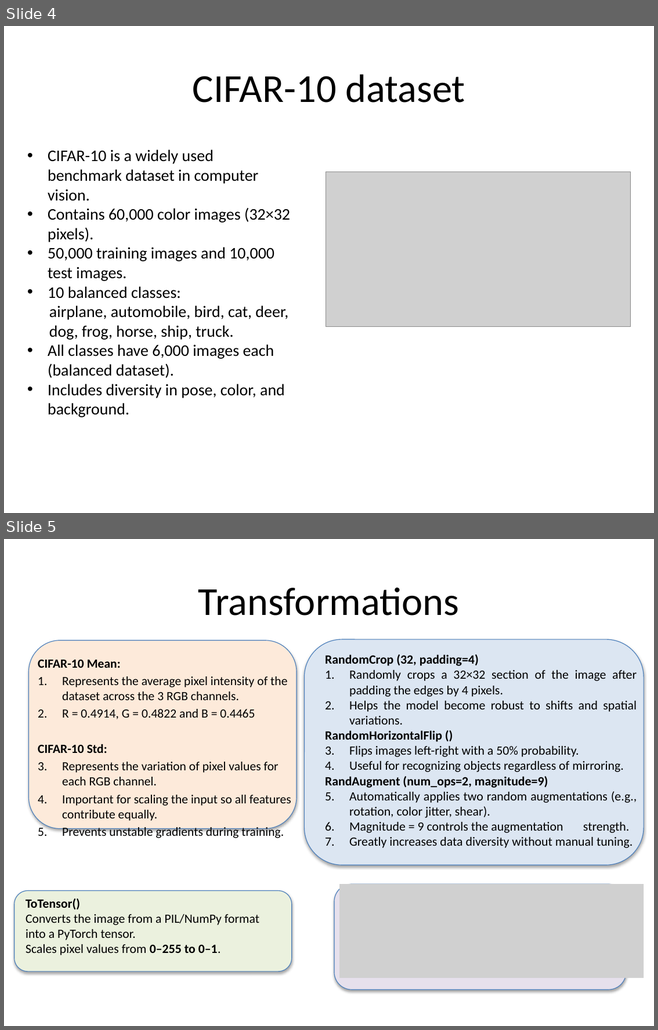
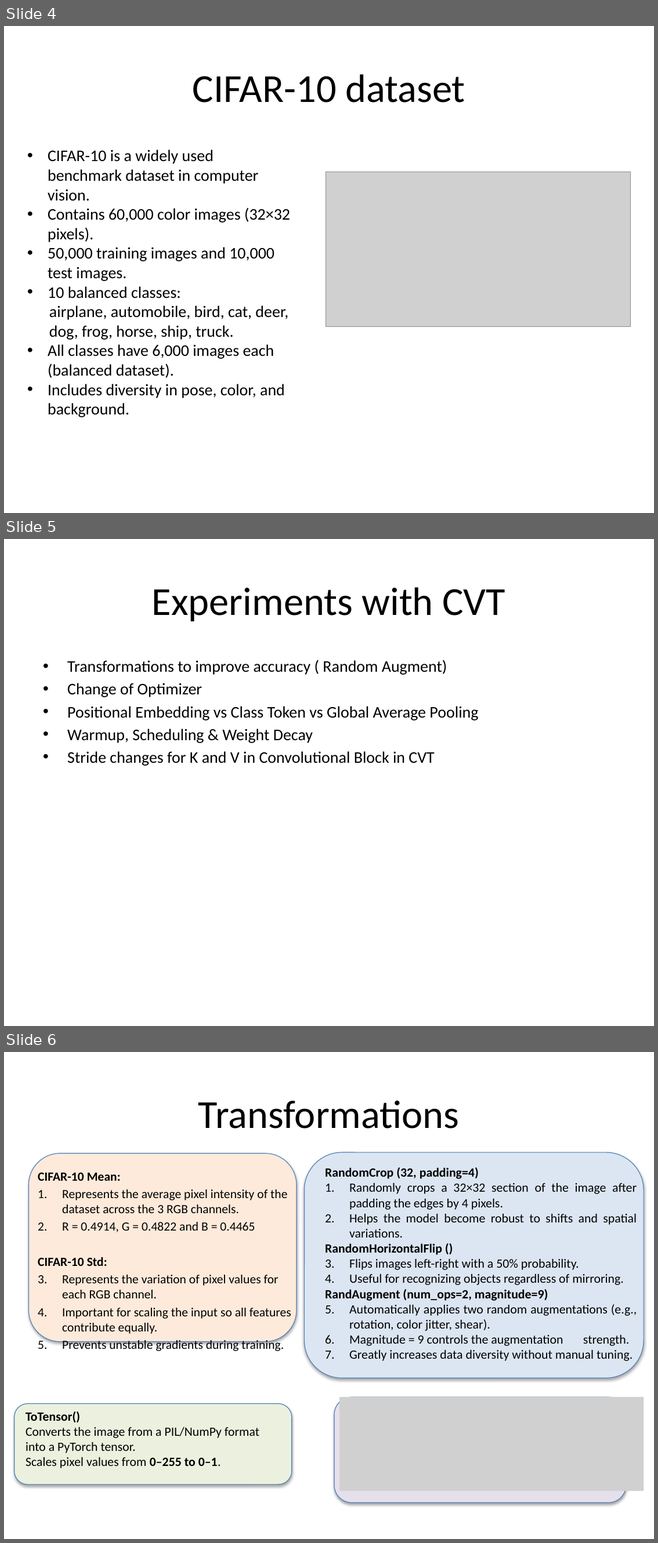
Before and after one commit to nishitmv/ML, a slide deck: CNN_ViT_CvT_Differences.pptx. Shown one above the other, each under a label of ours: slides 4 and 5 before the commit, slides 4, 5 and 6 after it. The pictures are 658x1030 and 658x1543 pixels, drawn with LibreOffice and Linux fonts; fonts in the diff are those of the drawing; grey boxes stand for pictures. Boxes give left, top, right and bottom in pixels: in the first picture for what was removed or moved away, otherwise in the second. Text is boxed around its words. In the diff, an @@ line names an element or a change of style, - is before the commit and + after.

```diff
--- a/CNN_ViT_CvT_Differences.pptx
+++ b/CNN_ViT_CvT_Differences.pptx
@@ slide 5 added at [4,539,654,1026], background #FFFFFF @@
@@ title added at [152,587,505,621], 44 pt, text #000000 @@
+Experiments with CVT
@@ text added at [67,660,478,766], 18 pt, text #000000 @@
+• Transformations to improve accuracy ( Random Augment)
+• Change of Optimizer
+• Positional Embedding vs Class Token vs Global Average Pooling
+• Warmup, Scheduling & Weight Decay
+• Stride changes for K and V in Convolutional Block in CVT
@@ what was slide 5 is now slide 6 @@
```
Also in this commit, not shown: 2 slides changed.
